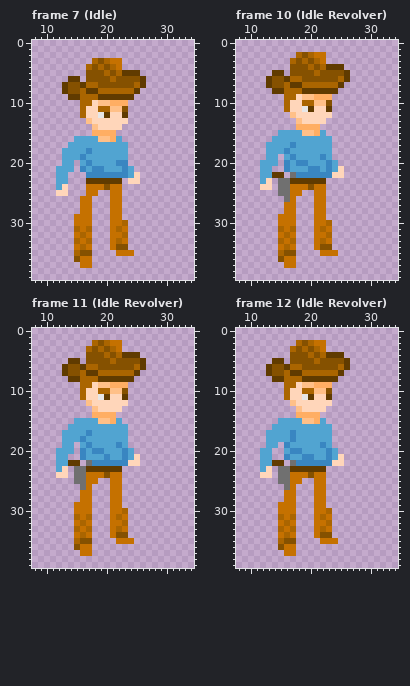
Edited in one commit: pixel-art file (Assets/Characters/Test/TemplateAnimationLargeCharacter.ase). Above: the version before the commit.
40x40 pixels, 186 frames. Shown: frame 7 (Idle): x 8..34, y 0..39; frame 10 (Idle Revolver): x 8..34, y 0..39; frame 11 (Idle Revolver): x 8..34, y 0..39; frame 12 (Idle Revolver): x 8..34, y 0..39. The commit also changed other frames, which this record leaves out.
The result:
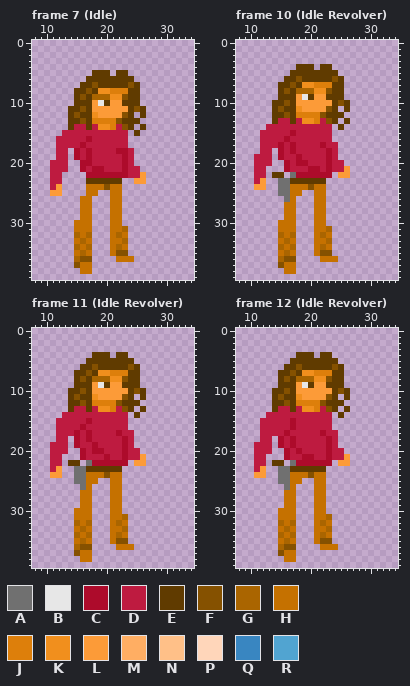
Palette (. is transparent): A #707070  B #e7e7e7  C #ad0b2b  D #be1b40  E #603b00  F #855100  G #aa6500  H #c57100  J #dd7f0b  K #f18f1d  L #fc9b38  M #ffae63  N #ffc088  P #ffd6ba  Q #3986c1  R #51a4d1
From old to new:
--- frame 7 (Idle), layer "Main"
@@ x 8..34 @@
  2 ...........................
- 3 ..........GFGHH............
- 4 .........GFGFGH............
- 5 .........FFFGFGEEE.........
- 6 ......EE.FFFFGFFFFE........
- 7 .....EFFEGGFFFFFFGE........
- 8 .....EFFGEEGGGGGGE.........
- 9 ......EEGGGEEEEEE..........
-10 ........GGPNNMMM...........
-11 ........GPPGGNNF...........
-12 ........GPPBEPPE...........
-13 .........NPPPPPP...........
-14 ..........NPPPP............
-15 ..........MMMM.............
-16 .......RRRRNNMR............
-17 ......RRRRRRRRRR...........
-18 .....RRRRQRRRRRR...........
-19 .....RRRQRRRRRRR...........
-20 .....RR.RQRRRRQQ...........
-21 ....RRR.QRQQRRRQR..........
-22 ....RR...QQQQQQQRP.........
-23 ....RR...EEEEEE.PP.........
-24 ....RP...HHHFHH............
-25 ....PP...HH..HH............
+ 3 ...........................
+ 4 ...........................
+ 5 ..........EEE.EE...........
+ 6 .........EEEEEEEE..........
+ 7 ........EEFEEEEEFE.........
+ 8 .......EEFEKKJJJEE.........
+ 9 .......EFEGGGKKFEE.........
+10 .......EEELBELLEEE.........
+11 ......EEFELLLLLLEFE........
+12 ......EFEEKLLLLFE.E........
+13 ......EEFEJJJJFEEE.........
+14 ......EDDEDKKJDFE.E........
+15 .....DDDDDDDDDDD.E.........
+16 ....DDDDDCDDDDDD...........
+17 ....DDDDCDDDDDDD...........
+18 ....DD.CDCDDDDCCD..........
+19 ....DD.CDCDDDDDCD..........
+20 ...DDD..CCDDDDDCD..........
+21 ...DDD..CDCCDDDCDD.........
+22 ...DD....CCCCCCCDDL........
+23 ...DD....EEEEEE..LL........
+24 ...DL....HHHFHH............
+25 ...LL....HH..HH............
 26 ........HH...HH............
@@ x 13..26 @@
 28 ...HH...HH....
-29 ..HHH...HH....
-30 ..HHH...HHG...
-31 ..GHG...HGH...
-32 ..HGH...HHG...
-33 ..GHG...HGH...
-34 ..HGH...HFF...
-35 ..GFF....HHH..
-36 ..FHH.........
-37 ...HH.........
-38 ..............
+29 ...HH...HH....
+30 ..HHH...HH....
+31 ..HHH...HHG...
+32 ..GHG...HGH...
+33 ..HGH...HHG...
+34 ..GHG...HGH...
+35 ..HGH...HFF...
+36 ..GFF....HHH..
+37 ..FHH.........
+38 ...HH.........
 39 ..............
--- frame 10 (Idle Revolver), layer "Main"
@@ x 8..34 @@
  1 ...........................
- 2 ..........GFGHH............
- 3 .........GFGFGH............
- 4 .........FFFGFGEEE.........
- 5 ......EE.FFFFGFFFFE........
- 6 .....EFFEGGFFFFFFGE........
- 7 .....EFFGEEGGGGGGE.........
- 8 ......EEGGGEEEEEE..........
- 9 ........GGPNNMMM...........
-10 ........GPPGGNNF...........
-11 ........GPPBEPPE...........
-12 .........NPPPPPP...........
-13 ..........NPPPP............
-14 ..........MMMM.............
-15 .......RRRRNNMR............
-16 ......RRRRRRRRRR...........
-17 .....RRRRQRRRRRR...........
-18 .....RRRQRRRRRRR...........
-19 .....RR.RQRRRRQR...........
-20 ....RRR.QRQQRRRQR..........
-21 ....RR..QRRRQQRQRP.........
-22 ....RREE.AQQQQQQPP.........
-23 ....RP.AAEEEEEE............
-24 ....PP.AAHHHFHH............
+ 2 ...........................
+ 3 ...........................
+ 4 ..........EEE.EE...........
+ 5 .........EEEEEEEE..........
+ 6 ........EEFEEEEEFE.........
+ 7 .......EEFEKKJJJEE.........
+ 8 .......EFEGGGKKFEE.........
+ 9 .......EEELBELLEEE.........
+10 ......EEFELLLLLLEFE........
+11 ......EFEEKLLLLFE.E........
+12 ......EEFEJJJJFEEE.........
+13 ......EDDEDKKJDFE.E........
+14 .....DDDDDDDDDDD.E.........
+15 ....DDDDDCDDDDDD...........
+16 ....DDDDCDDDDDDD...........
+17 ....DDDCDCDDDDCDD..........
+18 ....DD.CDCDDDDDCD..........
+19 ...DDD.CDDCDDDDCD..........
+20 ...DDD..CDCCDDDCDD.........
+21 ...DD...CDDDCCDCDDL........
+22 ...DD.EE.ACCCCCC.LL........
+23 ...DL..AAEEEEEE............
+24 ...LL..AAHHHFHH............
 25 .......AAHH..HH............
@@ x 13..26 @@
 28 ...HH...HH....
-29 ..HHH...HH....
-30 ..HHH...HHG...
-31 ..GHG...HGH...
-32 ..HGH...HHG...
-33 ..GHG...HGH...
-34 ..HGH...HFF...
-35 ..GFF....HHH..
-36 ..FHH.........
-37 ...HH.........
-38 ..............
+29 ...HH...HH....
+30 ..HHH...HH....
+31 ..HHH...HHG...
+32 ..GHG...HGH...
+33 ..HGH...HHG...
+34 ..GHG...HGH...
+35 ..HGH...HFF...
+36 ..GFF....HHH..
+37 ..FHH.........
+38 ...HH.........
 39 ..............
--- frame 11 (Idle Revolver), layer "Main"
@@ x 8..34 @@
  1 ...........................
- 2 ..........GFGHH............
- 3 .........GFGFGH............
- 4 .........FFFGFGEEE.........
- 5 ......EE.FFFFGFFFFE........
- 6 .....EFFEGGFFFFFFGE........
- 7 .....EFFGEEGGGGGGE.........
- 8 ......EEGGGEEEEEE..........
- 9 ........GGPNNMMM...........
-10 ........GPPGGNNF...........
-11 ........GPPBEPPE...........
-12 .........NPPPPPP...........
-13 ..........NPPPP............
-14 ..........MMMM.............
-15 .......RRRRNNMR............
-16 ......RRRRRRRRRR...........
-17 .....RRRRQRRRRRR...........
-18 .....RRRQRRRRRRR...........
-19 .....RR.RQRRRRQR...........
-20 ....RRR.QRQQRRRQR..........
-21 ....RR..QRRRQRRQRP.........
-22 ....RREE.AQQQQQQPP.........
-23 ....RP.AAEEEEEE............
-24 ....PP.AAHHHFHH............
+ 2 ...........................
+ 3 ...........................
+ 4 ..........EEE.EE...........
+ 5 .........EEEEEEEE..........
+ 6 ........EEFEEEEEFE.........
+ 7 .......EEFEKKJJJEE.........
+ 8 .......EFEGGGKKFEE.........
+ 9 .......EEELBELLEEE.........
+10 ......EEFELLLLLLEFE........
+11 ......EFEEKLLLLFE.E........
+12 ......EEFEJJJJFEEE.........
+13 ......EDDEDKKJDFE.E........
+14 .....DDDDDDDDDDD.E.........
+15 ....DDDDDCDDDDDD...........
+16 ....DDDDCDDDDDDD...........
+17 ....DDDCDCDDDDCDD..........
+18 ....DD.CDCDDDDDCD..........
+19 ...DDD.CDDCDDDDCD..........
+20 ...DDD..CDCCDDDCDD.........
+21 ...DD...CDDDCDDCDDL........
+22 ...DD.EE.ACCCCCC.LL........
+23 ...DL..AAEEEEEE............
+24 ...LL..AAHHHFHH............
 25 .......AAHH..HH............
@@ x 13..26 @@
 28 ...HH...HH....
-29 ..HHH...HH....
-30 ..HHH...HHG...
-31 ..GHG...HGH...
-32 ..HGH...HHG...
-33 ..GHG...HGH...
-34 ..HGH...HFF...
-35 ..GFF....HHH..
-36 ..FHH.........
-37 ...HH.........
-38 ..............
+29 ...HH...HH....
+30 ..HHH...HH....
+31 ..HHH...HHG...
+32 ..GHG...HGH...
+33 ..HGH...HHG...
+34 ..GHG...HGH...
+35 ..HGH...HFF...
+36 ..GFF....HHH..
+37 ..FHH.........
+38 ...HH.........
 39 ..............
--- frame 12 (Idle Revolver), layer "Main"
@@ x 8..34 @@
  1 ...........................
- 2 ..........GFGHH............
- 3 .........GFGFGH............
- 4 .........FFFGFGEEE.........
- 5 ......EE.FFFFGFFFFE........
- 6 .....EFFEGGFFFFFFGE........
- 7 .....EFFGEEGGGGGGE.........
- 8 ......EEGGGEEEEEE..........
- 9 ........GGPNNMMM...........
-10 ........GPPGGNNF...........
-11 ........GPPBEPPE...........
-12 .........NPPPPPP...........
-13 ..........NPPPP............
-14 ..........MMMM.............
-15 .......RRRRNNMR............
-16 ......RRRRRRRRRR...........
-17 .....RRRRQRRRRRR...........
-18 .....RRRRQRRRRRR...........
-19 .....RR.QRRRRRQR...........
-20 ....RR..RQQRRRRQR..........
-21 ....RR..QRRQQRRQRP.........
-22 ....RREE.AQQQQQQPP.........
-23 ....RP.AAEEEEEE............
-24 ....PP.AAHHHFHH............
+ 2 ...........................
+ 3 ...........................
+ 4 ..........EEE.EE...........
+ 5 .........EEEEEEEE..........
+ 6 ........EEFEEEEEFE.........
+ 7 .......EEFEKKJJJEE.........
+ 8 .......EFEGGGKKFEE.........
+ 9 .......EEELBELLEEE.........
+10 ......EEFELLLLLLEFE........
+11 ......EFEEKLLLLFE.E........
+12 ......EEFEJJJJFEEE.........
+13 ......EDDEDKKJDFE.E........
+14 .....DDDDDDDDDDD.E.........
+15 ....DDDDDCDDDDDD...........
+16 ....DDDDDCDDDDDD...........
+17 ....DDDDCDDDDDCDD..........
+18 ....DD.CDCDDDDDCD..........
+19 ...DDD.CDCDDDDDCD..........
+20 ...DDD..CDCDDDDCDD.........
+21 ...DD...CDDCCDDCDDL........
+22 ...DD.EE.ACCCCCC.LL........
+23 ...DL..AAEEEEEE............
+24 ...LL..AAHHHFHH............
 25 .......AAHH..HH............
@@ x 13..26 @@
 28 ...HH...HH....
-29 ..HHH...HH....
-30 ..HHH...HHG...
-31 ..GHG...HGH...
-32 ..HGH...HHG...
-33 ..GHG...HGH...
-34 ..HGH...HFF...
-35 ..GFF....HHH..
-36 ..FHH.........
-37 ...HH.........
-38 ..............
+29 ...HH...HH....
+30 ..HHH...HH....
+31 ..HHH...HHG...
+32 ..GHG...HGH...
+33 ..HGH...HHG...
+34 ..GHG...HGH...
+35 ..HGH...HFF...
+36 ..GFF....HHH..
+37 ..FHH.........
+38 ...HH.........
 39 ..............
